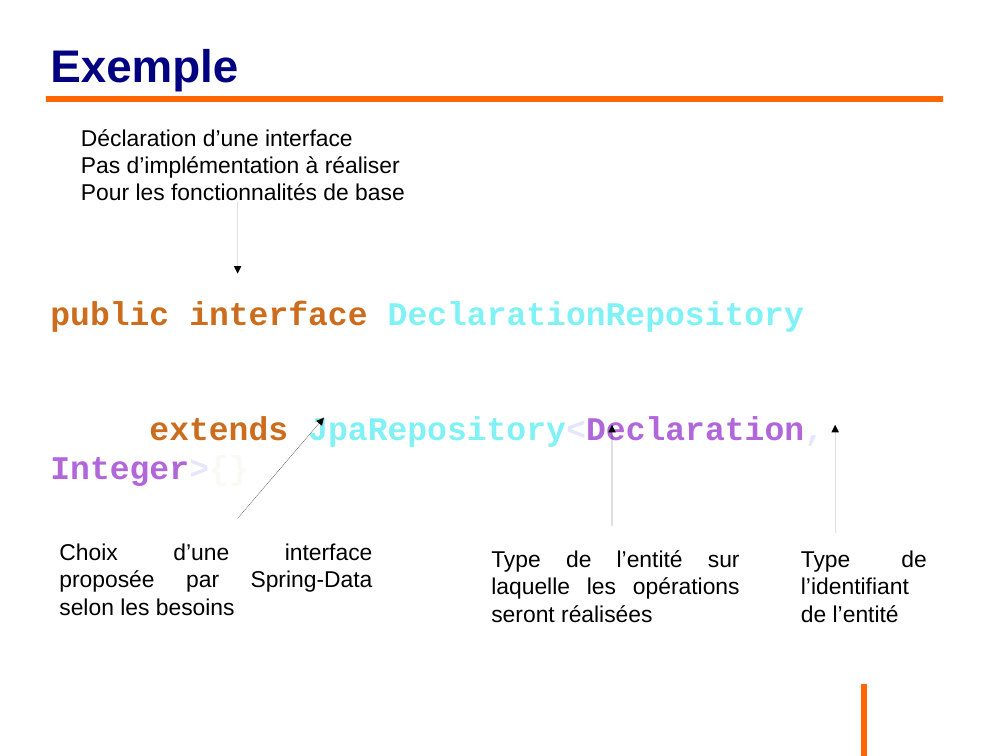
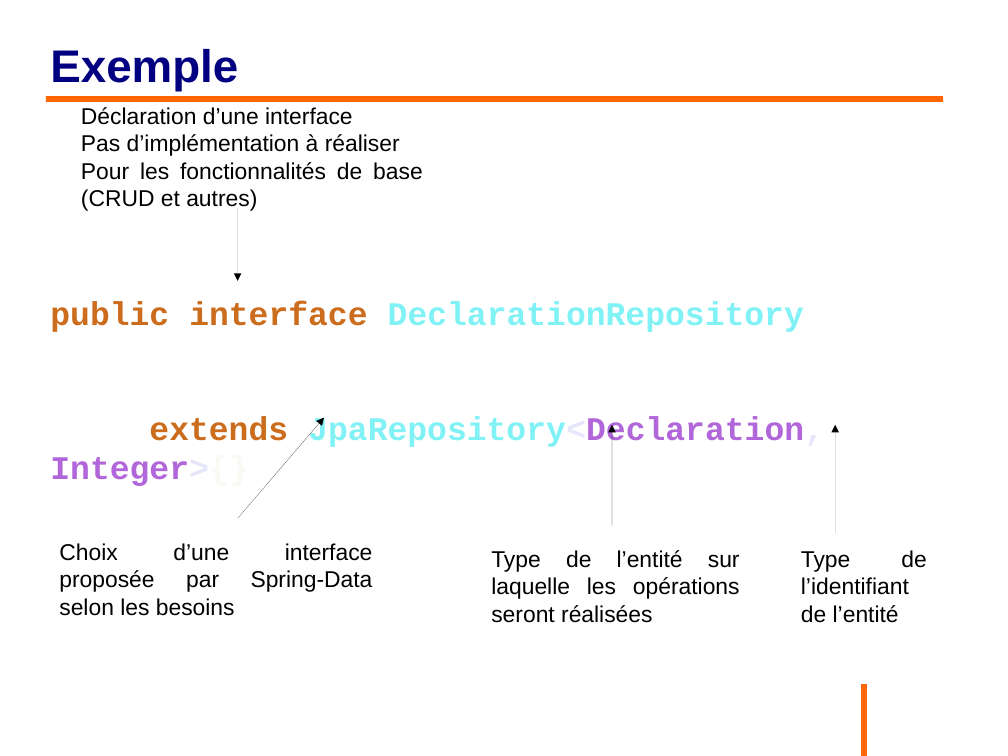
Before and after one commit to philphils/formation-hibernate-avancee, a slide deck: slide 33 of Documentation/diapo_formation_hibernate_avancee.odp. Drawn at 1008x756 pixels with LibreOffice and Linux fonts; fonts in the diff are those of the drawing; background and template pictures are left out. Boxes give left, top, right and bottom in pixels: in the first picture for what was removed or moved away, otherwise in the second. Text is boxed around its words. In the diff, an @@ line names an element or a change of style, - is before the commit and + after.

```diff
--- a/Documentation/diapo_formation_hibernate_avancee.odp
+++ b/Documentation/diapo_formation_hibernate_avancee.odp
@@ text "Déclaration d’une interface": place and size @@
-text "Déclaration d’une interface" at bbox=[81, 129, 405, 201]
+text "Déclaration d’une interface" at bbox=[81, 107, 423, 211]
@@ text at bbox=[81, 162, 423, 211]: text changed @@
-Pour les fonctionnalités de base
+Pour les fonctionnalités de base (CRUD et autres)
@@ arrow moved from (238, 201) - (238, 273) to (238, 209) - (238, 281) @@
```
Also in this commit, not shown: 6 other slides changed.
